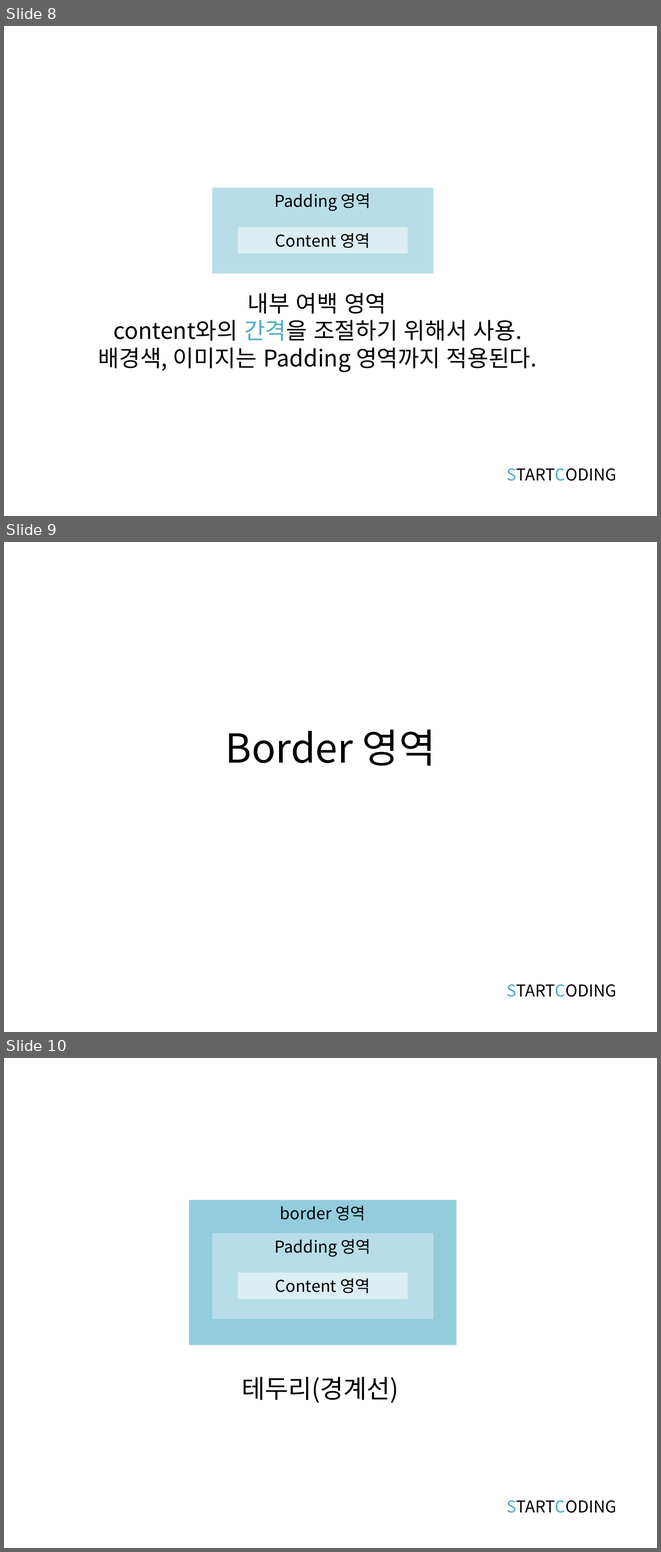
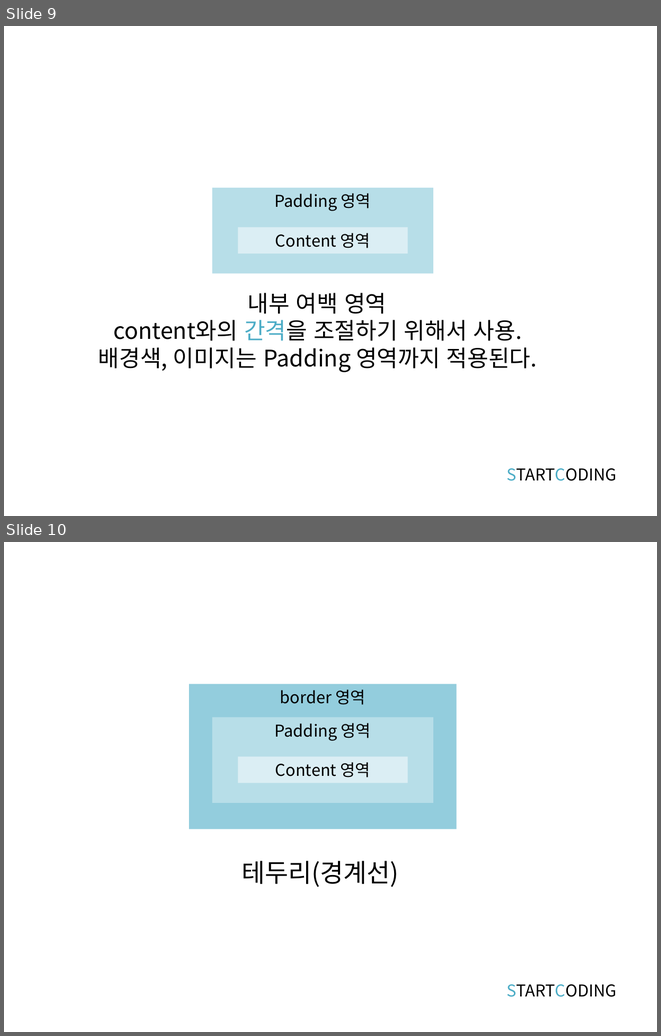
Before and after one commit to kwonkijun/web, a slide deck: 프론트엔드기초(PPT)/CSS3 3강_CSS 박스모델.pptx. Shown one above the other, each under a label of ours: slides 8, 9 and 10 before the commit, slides 9 and 10 after it. The pictures are 661x1552 and 661x1036 pixels, drawn with LibreOffice and Linux fonts; fonts in the diff are those of the drawing. Boxes give left, top, right and bottom in pixels: in the first picture for what was removed or moved away, otherwise in the second. Text is boxed around its words. In the diff, an @@ line names an element or a change of style, - is before the commit and + after.

```diff
--- a/프론트엔드기초(PPT)/CSS3 3강_CSS 박스모델.pptx
+++ b/프론트엔드기초(PPT)/CSS3 3강_CSS 박스모델.pptx
@@ slide 9 removed at [4,542,657,1032], background #FFFFFF @@
@@ title removed at [226,729,436,766] @@
-Border 영역
@@ text removed at [506,984,617,997] @@
-STARTCODING
@@ what was slide 8 is now slide 9 @@
```
Also in this commit, not shown: 4 slides changed, 1 slide added, 1 other slide removed, 12 other files.
